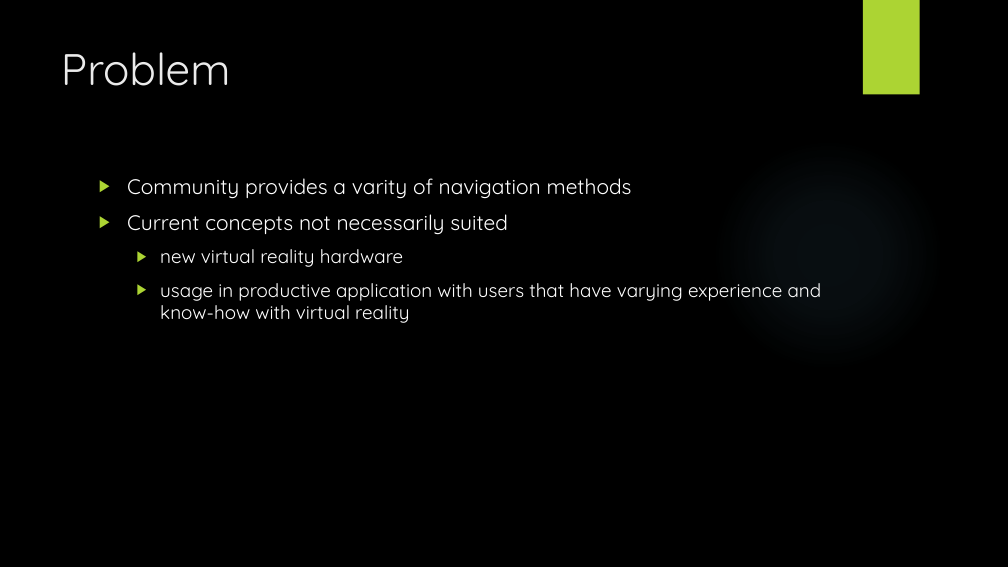
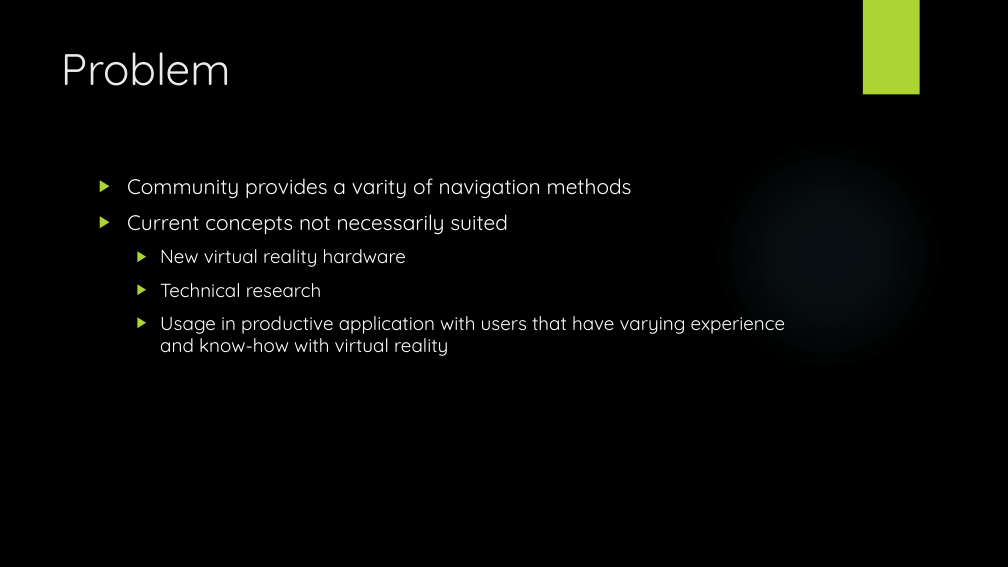
Before and after one commit to c4tTi/navVR, a slide deck: slide 2 of documents/presentation/Navigation in VR Space.pptx. Drawn at 1008x567 pixels with LibreOffice and Linux fonts; fonts in the diff are those of the drawing; background and template pictures are left out. Boxes give left, top, right and bottom in pixels: in the first picture for what was removed or moved away, otherwise in the second. Text is boxed around its words. In the diff, an @@ line names an element or a change of style, - is before the commit and + after.

Commit message:
presentation upd

```diff
--- a/documents/presentation/Navigation in VR Space.pptx
+++ b/documents/presentation/Navigation in VR Space.pptx
@@ text at bbox=[160, 249, 785, 356]: text changed @@
-  ▶ new virtual reality hardware
-  ▶ usage in productive application with users that have varying experience and know-how with virtual reality
+  ▶ New virtual reality hardware
+  ▶ Technical research
+  ▶ Usage in productive application with users that have varying experience and know-how with virtual reality
```
Also in this commit, not shown: 2 slides added, 1 slide removed.
